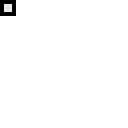
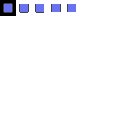
Layers edited between the first and the second 128×128 image:
removed layer "Background" over <box>4,4,12,12</box>
added layer "fills" above "outlines" over <box>4,4,76,12</box>
added layer "outlines" above "black" over <box>3,3,68,13</box>
